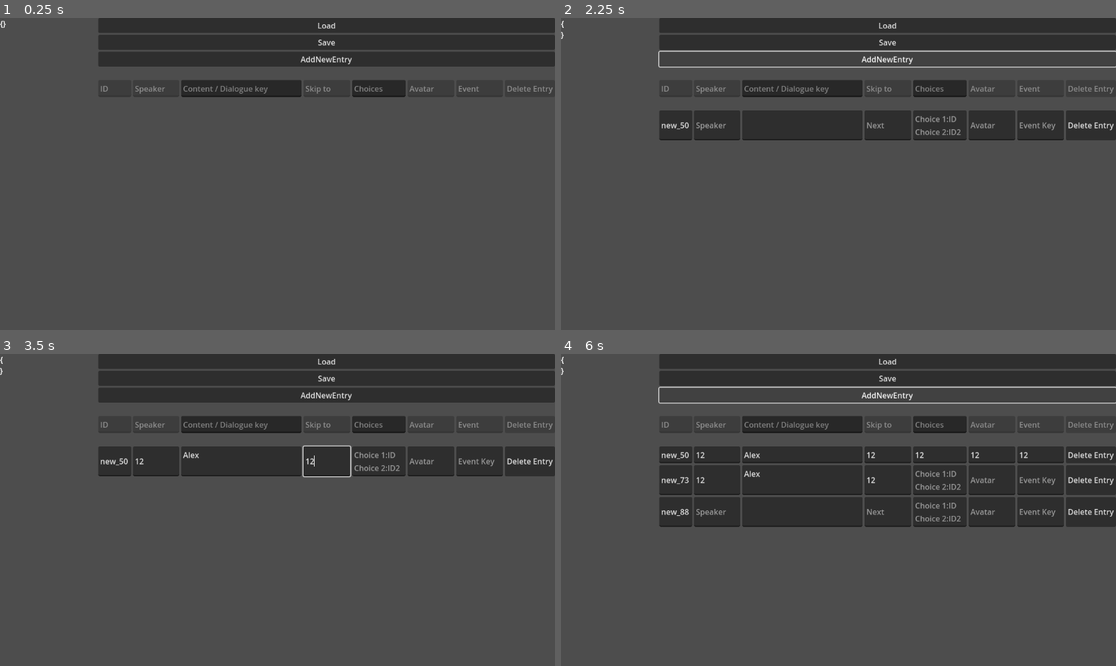
Above: before the commit, frames 1-4 (two rows, left to right).
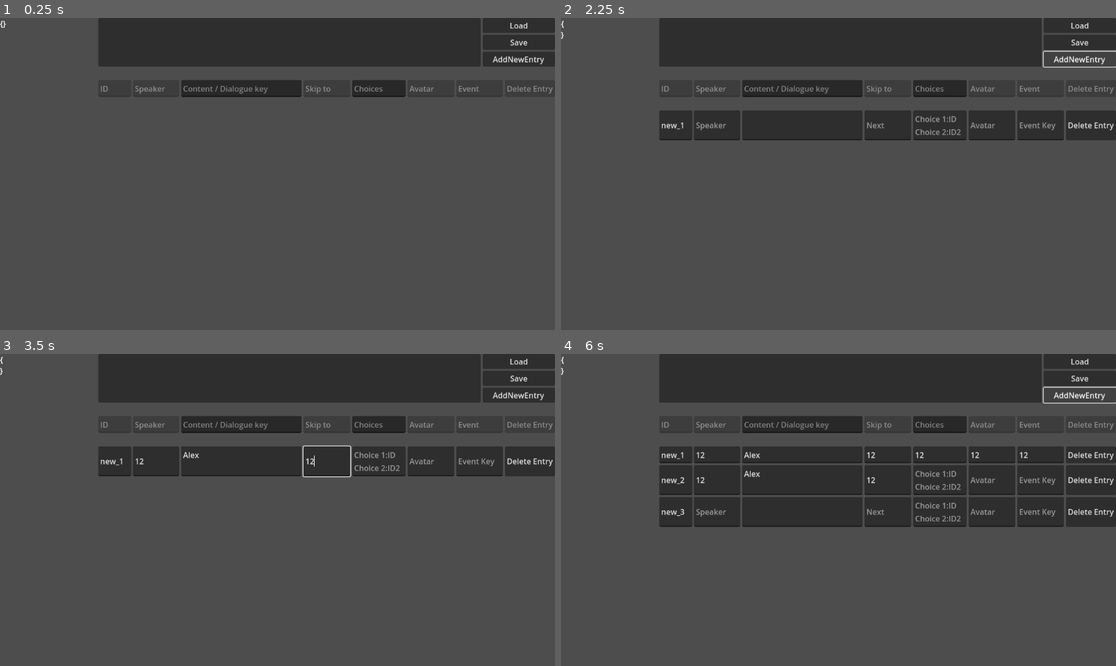
Above: after the commit, the same moments.

Repository: RockyMadio/VisualNovelEditor
Game: Godot game, scene res://main.tscn
Two runs of this game, one before a commit and one after it. Both use one fixed random seed, a clock stepped at 60 frames per second and the inputs below. The project has no main scene, so this scene is started directly.
Inputs (mouse positions are in pixels of both pictures, inside the frame that each line leads up to):
- Up to frame 1 (0.25 s): no input
- Up to frame 2 (2.25 s): click "Load" at 0.5 s; click "Save" at 1.25 s; click "AddNewEntry" at 2 s
- Up to frame 3 (3.5 s): click (155, 460) at 2.77 s; type "12" at 2.85 s; click (238, 460) at 3 s; type "Alex" at 3.08 s; click (327, 460) at 3.23 s; type "12" at 3.32 s
- Up to frame 4 (6 s): click (938, 460) at 3.52 s; type "12" at 3.6 s; click (993, 460) at 3.75 s; type "12" at 3.83 s; click (1038, 460) at 3.98 s; type "12" at 4.07 s; click "AddNewEntry" at 4.25 s; click (716, 478) at 5.02 s; type "12" at 5.1 s; click (799, 478) at 5.25 s; type "Alex" at 5.33 s; click (888, 478) at 5.48 s; type "12" at 5.57 s; click "AddNewEntry" at 5.75 s

The runs differ from the first frame. In frame 1, 1.0% of the frame differs, in the area x 17-98%, y 0-16%; in frame 2, 1.5%; in frame 3, 1.0%; in frame 4, 1.6%, in the area x 17-98%, y 0-52%.

Commit message:
organized abit, changed some naming algo

Diff:
--- a/edit/main.tscn
+++ b/edit/main.tscn
@@ -32,17 +32,35 @@
 layout_mode = 2
 size_flags_horizontal = 3
 
-[node name="LoadJSON" type="Button" parent="H/V"]
+[node name="H" type="HBoxContainer" parent="H/V"]
+layout_mode = 2
+
+[node name="Control" type="Control" parent="H/V/H"]
+layout_mode = 2
+size_flags_horizontal = 3
+
+[node name="Panel" type="Panel" parent="H/V/H/Control"]
+layout_mode = 1
+anchors_preset = 15
+anchor_right = 1.0
+anchor_bottom = 1.0
+grow_horizontal = 2
+grow_vertical = 2
+
+[node name="V" type="VBoxContainer" parent="H/V/H"]
+layout_mode = 2
+
+[node name="LoadJSON" type="Button" parent="H/V/H/V"]
 custom_minimum_size = Vector2(150, 20)
 layout_mode = 2
 text = "Load"
 
-[node name="SaveJSON" type="Button" parent="H/V"]
+[node name="SaveJSON" type="Button" parent="H/V/H/V"]
 custom_minimum_size = Vector2(150, 20)
 layout_mode = 2
 text = "Save"
 
-[node name="AddNewEntry" type="Button" parent="H/V"]
+[node name="AddNewEntry" type="Button" parent="H/V/H/V"]
 custom_minimum_size = Vector2(150, 20)
 layout_mode = 2
 text = "AddNewEntry"
--- a/edit/ui/DialogueEditor.gd
+++ b/edit/ui/DialogueEditor.gd
@@ -5,9 +5,9 @@
 
 
 @onready var entries_container = $H/V/V/ScrollContainer/V/Entries
-@onready var load_button =$H/V/LoadJSON
-@onready var save_button =$H/V/SaveJSON
-@onready var add_button = $H/V/AddNewEntry
+@onready var load_button =$H/V/H/V/LoadJSON
+@onready var save_button =$H/V/H/V/SaveJSON
+@onready var add_button = $H/V/H/V/AddNewEntry
 @onready var json_preview = $H/JSONPreview
 
 var dialogue_data: Array = []
@@ -131,8 +131,14 @@
 	dialogue_data = dialogue_data.filter(func(entry): return entry["ID"] != id)
 	refresh_ui()
 
+
+
+
 func _on_AddNewEntry_pressed():
-	var new_id = "new_" + str(Time.get_ticks_msec())
+	var index := dialogue_data.size() + 1
+	#var new_id = "new_" + str(Time.get_ticks_msec())
+	var new_id := "new_" + str(index)
+
 	var new_entry = {
 		"ID": new_id,
 		"Speaker": "",
